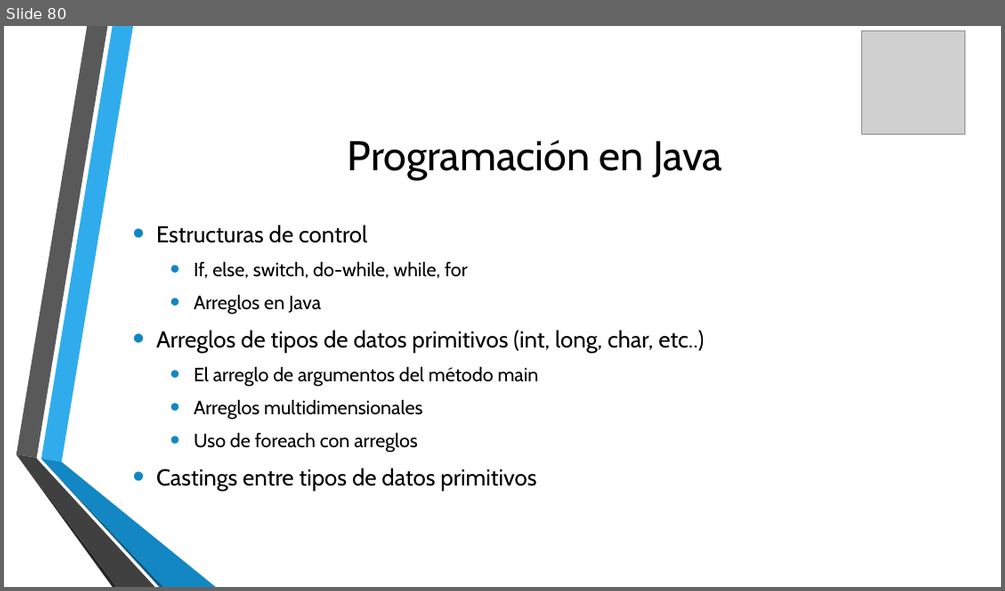
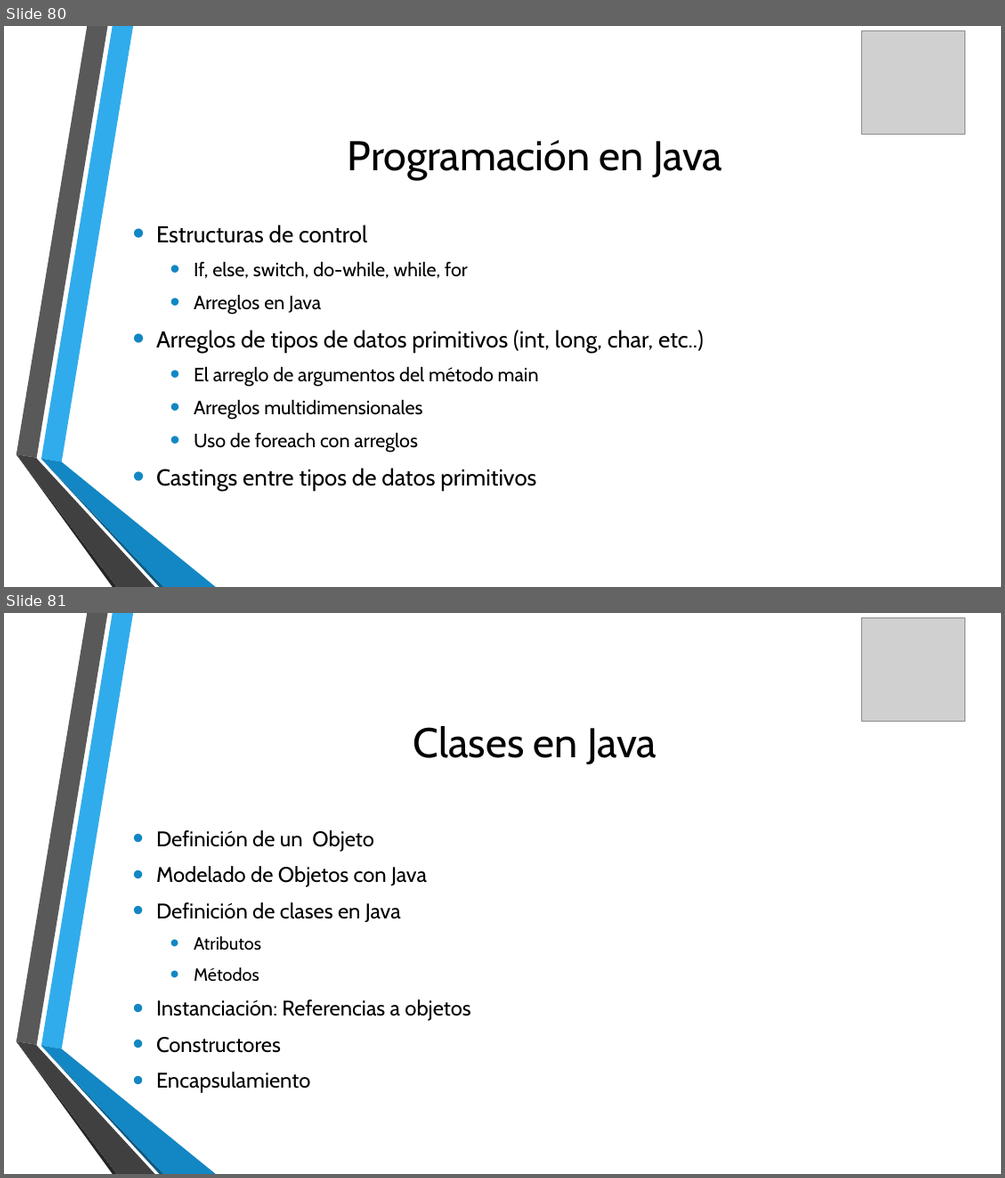
Before and after one commit to udevit/documents, a slide deck: Java_8_desde_cero.pptx. Shown one above the other, each under a label of ours: slide 80 before the commit, slides 80 and 81 after it. The pictures are 1005x591 and 1005x1178 pixels, drawn with LibreOffice and Linux fonts; fonts in the diff are those of the drawing; grey boxes stand for pictures; background and template pictures are left out. Boxes give left, top, right and bottom in pixels: in the first picture for what was removed or moved away, otherwise in the second. Text is boxed around its words. In the diff, an @@ line names an element or a change of style, - is before the commit and + after.

```diff
--- a/Java_8_desde_cero.pptx
+++ b/Java_8_desde_cero.pptx
@@ slide 81 added at (4,613,1001,1174), background picture (left out); not listed: 6 template elements that a slide beside it also shows @@
@@ picture added at (862,617,965,721) @@
@@ title added at (413,726,656,764), 40 pt, text #000000 @@
+Clases en Java
@@ text added at (156,830,470,1093), 20.4 pt, text #000000 @@
+• Definición de un Objeto
+• Modelado de Objetos con Java
+• Definición de clases en Java
+  • Atributos
+  • Métodos
+• Instanciación: Referencias a objetos
+• Constructores
+• Encapsulamiento
```
Also in this commit, not shown: 2 other slides added.
